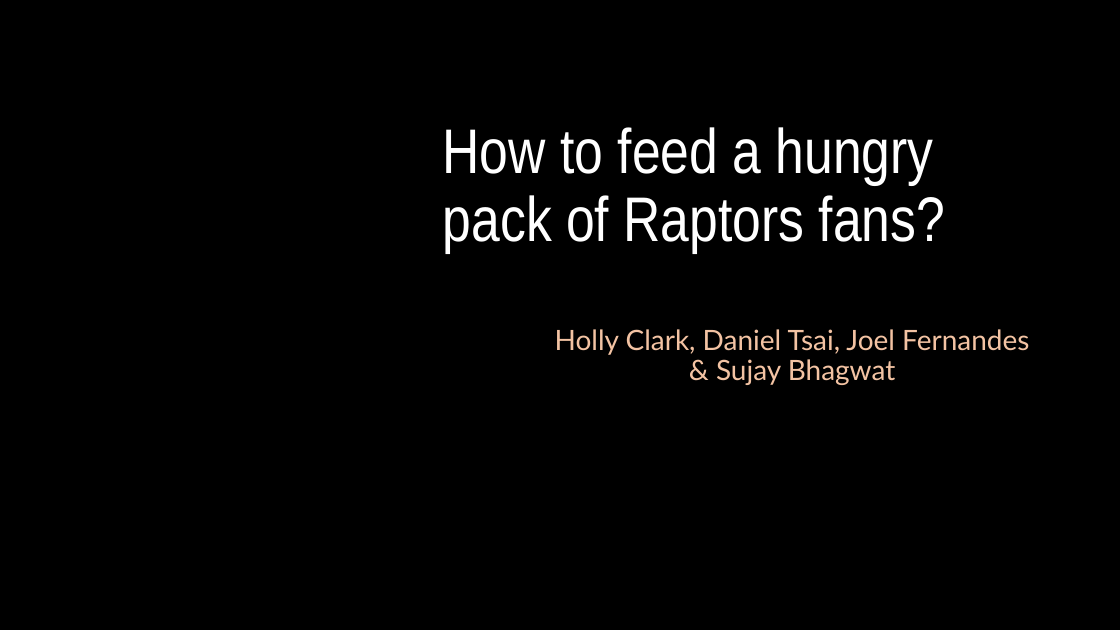
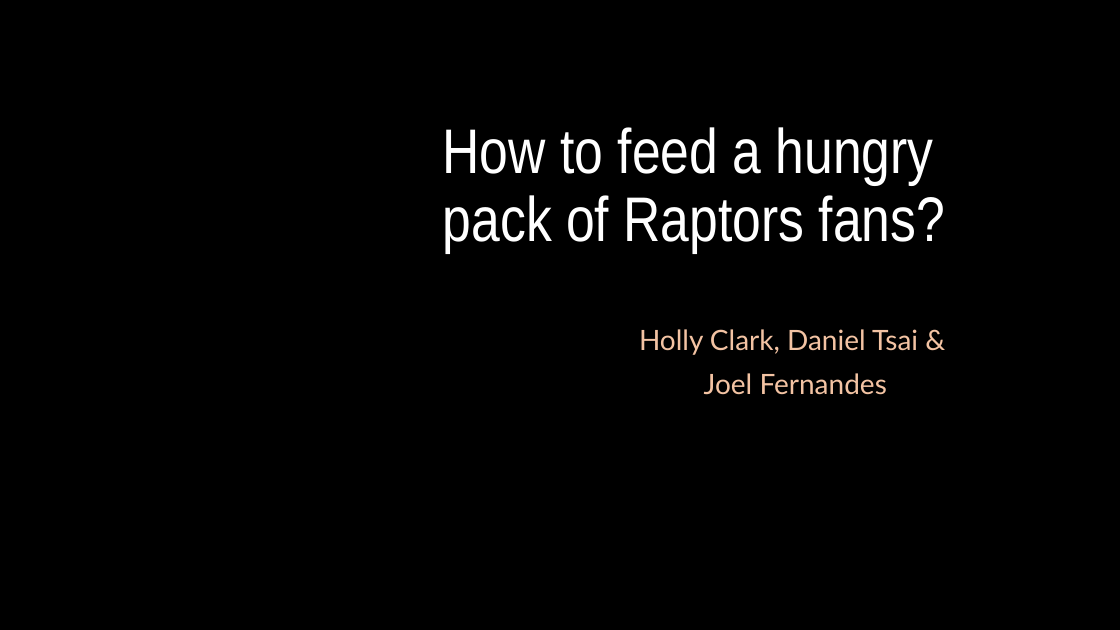
Before and after one commit to jferna73/project-one-, a slide deck: slide 1 of How to feed a hungry pack of Raptors.pptx. Drawn at 1120x630 pixels with LibreOffice and Linux fonts; fonts in the diff are those of the drawing; background and template pictures are left out. Boxes give left, top, right and bottom in pixels: in the first picture for what was removed or moved away, otherwise in the second. Text is boxed around its words. In the diff, an @@ line names an element or a change of style, - is before the commit and + after.

```diff
--- a/How to feed a hungry pack of Raptors.pptx
+++ b/How to feed a hungry pack of Raptors.pptx
@@ subtitle at (x1=639, y1=329, x2=918, y2=395): text changed @@
-Holly Clark, Daniel Tsai, Joel Fernandes & Sujay Bhagwat
+Holly Clark, Daniel Tsai &
+Joel Fernandes
```
Also in this commit, not shown: 6 other slides changed, 2 slides added, 1 slide removed.
